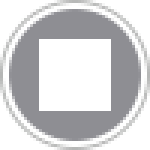
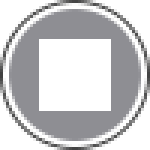
Before/after of a 150 × 150 layered artwork. What changed in the layer stack:
painted on "Border" over [0, 0, 150, 150]
